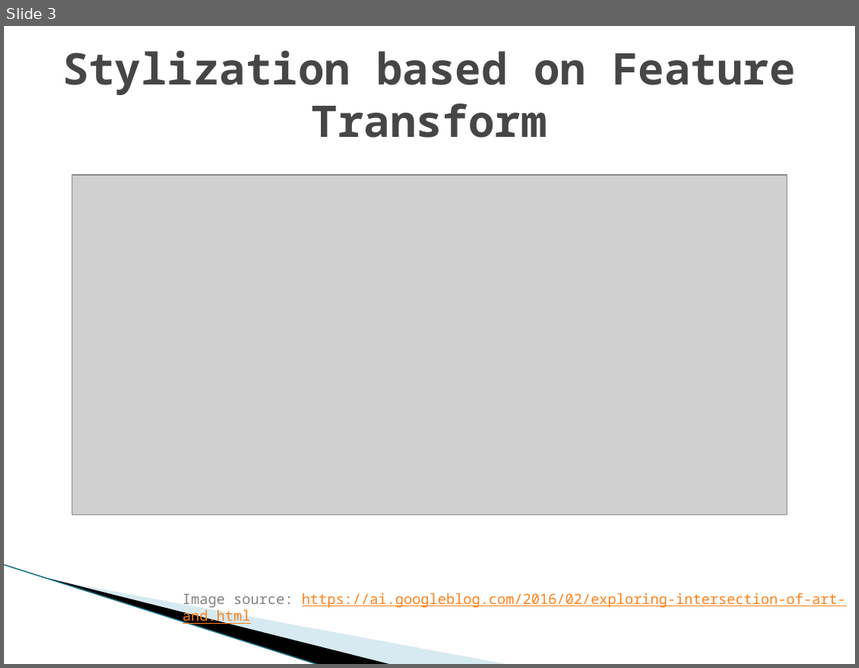
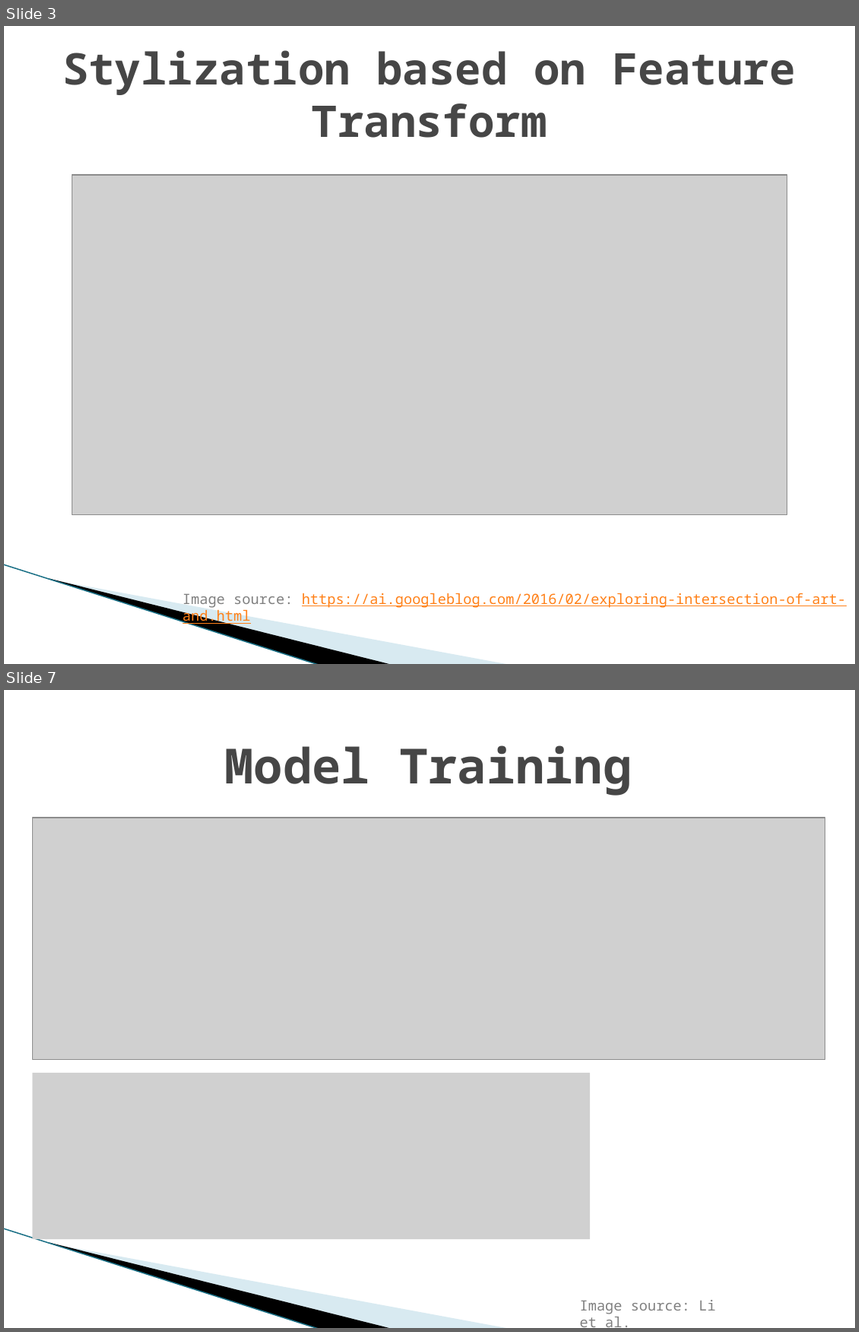
Before and after one commit to eyalw711/universal_style_transfer, a slide deck: ppt/Universal Style transfer via Feature Transform.pptx. Shown one above the other, each under a label of ours: slide 3 before the commit, slides 3 and 7 after it; the slides between them are not shown. The pictures are 859x668 and 859x1332 pixels, drawn with LibreOffice and Linux fonts; fonts in the diff are those of the drawing; grey boxes stand for pictures; background and template pictures are left out. Boxes give left, top, right and bottom in pixels: in the first picture for what was removed or moved away, otherwise in the second. Text is boxed around its words. In the diff, an @@ line names an element or a change of style, - is before the commit and + after.

```diff
--- a/ppt/Universal Style transfer via Feature Transform.pptx
+++ b/ppt/Universal Style transfer via Feature Transform.pptx
@@ slide 7 added at [4,690,855,1328], background #FFFFFF; not listed: 3 template elements that a slide beside it also shows @@
@@ title added at [225,745,632,796], 41 pt, text #464646, bold @@
+Model Training
@@ picture added at [32,818,825,1059] @@
@@ picture added at [32,1073,590,1240] @@
@@ text added at [580,1300,715,1328], 12 pt, text #808080 @@
+Image source: Li et al.
```
Also in this commit, not shown: 4 slides changed, 1 other slide added.
